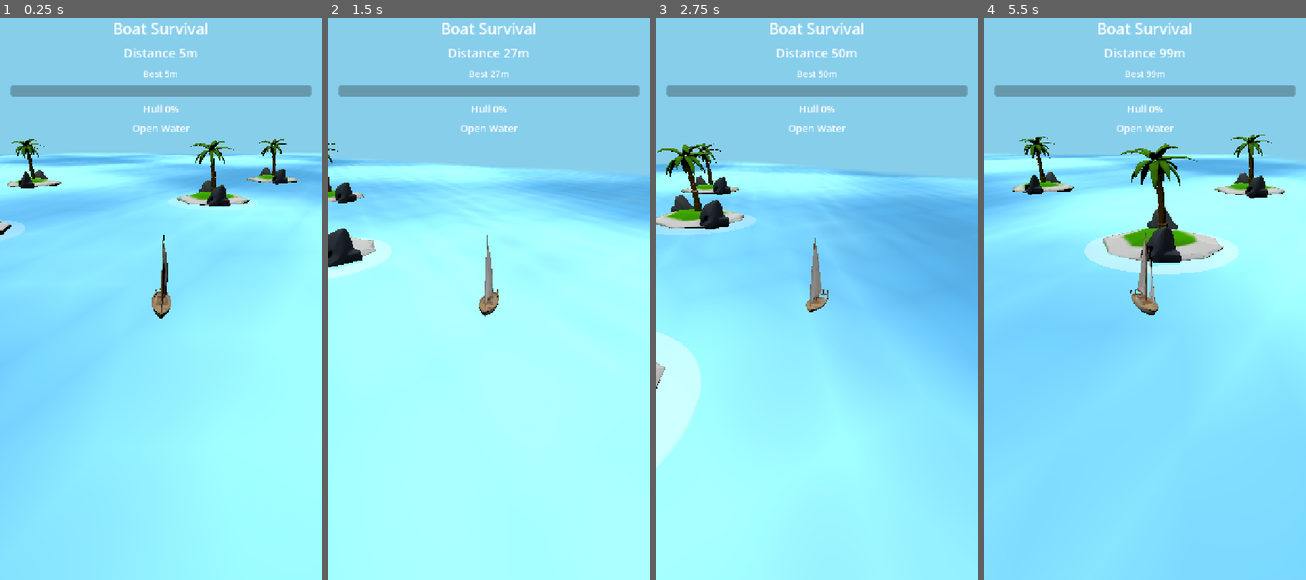
Above: before the commit, frames 1-4 (left to right).
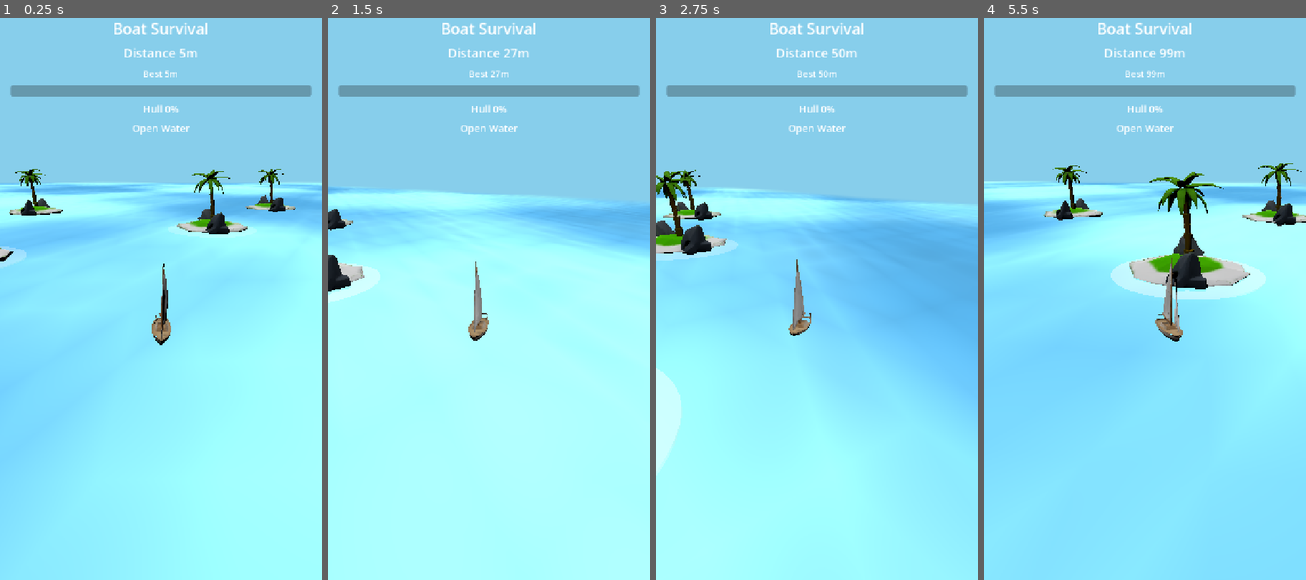
Above: after the commit, the same moments.

Repository: lseyesl/ai_game_board
Game: Godot game, scene res://scenes/main/Main.tscn
Same seed, same stepped clock (60 frames per second), same inputs: the game is played once before the commit and once after it.
Inputs (mouse positions are in pixels of both pictures, inside the frame that each line leads up to):
- Up to frame 1 (0.25 s): no input
- Up to frame 2 (1.5 s): tap Enter (ui_accept) at 0.5, 0.77 s; move the mouse to (559, 265) at 0.52 s; hold Right (ui_right) 0.53-1.28 s; click (559, 265) at 0.67 s; move the mouse to (424, 321) at 1.27 s; hold Left (ui_left) from 1.28 s (still down)
- Up to frame 3 (2.75 s): tap Enter (ui_accept) at 1.52 s; move the mouse to (849, 169) at 2.02 s; release Left (ui_left) at 2.03 s; hold Right (ui_right) from 2.03 s (still down)
- Up to frame 4 (5.5 s): move the mouse to (1128, 405) at 2.77 s; click (1128, 405) at 2.92 s; tap Enter (ui_accept) at 3.02, 3.77, 4.52 s; move the mouse to (1241, 377) at 3.52 s; release Right (ui_right) at 3.53 s; hold Left (ui_left) from 3.53 s (still down); move the mouse to (1048, 209) at 4.27 s; move the mouse to (1161, 293) at 5.02 s; click (1161, 293) at 5.17 s

The runs differ from the first frame. In frame 1, 12% of the frame differs, in the area x 0-100%, y 21-59%; in frame 2, 10%; in frame 3, 11%; in frame 4, 16%, in the area x 0-100%, y 20-58%.

Commit message:
feat: stabilize camera follow relative to horizon
Ultraworked with [Sisyphus](https://github.com/code-yeongyu/oh-my-openagent)

Co-authored-by: Sisyphus <clio-agent@sisyphuslabs.ai>

Diff:
--- a/scripts/camera/camera_rig.gd
+++ b/scripts/camera/camera_rig.gd
@@ -3,6 +3,8 @@
 
 var target: Node3D = null
 var follow_smoothing: float = 4.0
+var follow_offset: Vector3 = Vector3(0.0, 8.0, 14.0)
+var look_ahead_distance: float = 4.0
 var impact_strength: float = 0.0
 var camera: Camera3D
 
@@ -18,15 +20,28 @@
 
 
 func _process(delta: float) -> void:
+	update_follow(delta)
+
+
+func update_follow(delta: float) -> void:
 	if target == null:
 		return
 
-	var desired_position := target.global_position + target.transform.basis * Vector3(0.0, 8.0, 14.0)
-	desired_position += Vector3(0.0, impact_strength, 0.0)
+	var forward := _get_horizontal_forward()
+	var desired_position := target.global_position - forward * follow_offset.z
+	desired_position.y = target.global_position.y + follow_offset.y + impact_strength
 	global_position = global_position.lerp(desired_position, clampf(delta * follow_smoothing, 0.0, 1.0))
-	look_at(target.global_position + Vector3(0.0, 1.0, 0.0), Vector3.UP)
+	look_at(target.global_position + Vector3.UP + forward * look_ahead_distance, Vector3.UP)
 	impact_strength = move_toward(impact_strength, 0.0, delta * 3.5)
 
 
 func request_bump(intensity: float) -> void:
 	impact_strength = max(impact_strength, intensity)
+
+
+func _get_horizontal_forward() -> Vector3:
+	var forward := -target.global_transform.basis.z
+	forward.y = 0.0
+	if forward.length_squared() <= 0.0001:
+		return Vector3.FORWARD
+	return forward.normalized()
--- /dev/null
+++ b/tests/unit/test_camera_rig.gd
@@ -0,0 +1,150 @@
+extends RefCounted
+
+const CameraRigScript = preload("res://scripts/camera/camera_rig.gd")
+
+
+func run() -> Array[String]:
+	var failures: Array[String] = []
+
+	_test_camera_rig_ignores_target_pitch_and_roll(failures)
+	_test_camera_rig_keeps_world_up_orientation_when_target_tilts(failures)
+	_test_camera_rig_follows_target_yaw(failures)
+	_test_camera_rig_smooths_follow_position(failures)
+	_test_camera_rig_damage_bump_adds_temporary_vertical_offset(failures)
+	_test_camera_rig_damage_bump_decays(failures)
+
+	return failures
+
+
+func _test_camera_rig_ignores_target_pitch_and_roll(failures: Array[String]) -> void:
+	var flat_position := _camera_position_for_rotation(Vector3(0.0, 35.0, 0.0), failures)
+	var tilted_position := _camera_position_for_rotation(Vector3(25.0, 35.0, -20.0), failures)
+	_assert_vector_close(tilted_position, flat_position, 0.01, "camera follow should ignore target pitch and roll", failures)
+
+
+func _test_camera_rig_follows_target_yaw(failures: Array[String]) -> void:
+	var forward_position := _camera_position_for_rotation(Vector3.ZERO, failures)
+	var turned_position := _camera_position_for_rotation(Vector3(0.0, 90.0, 0.0), failures)
+	if forward_position.distance_to(turned_position) <= 10.0:
+		failures.append("camera follow should change with target yaw")
+
+
+func _test_camera_rig_keeps_world_up_orientation_when_target_tilts(failures: Array[String]) -> void:
+	var setup := _create_camera_setup(failures)
+	if setup.is_empty():
+		return
+	var parent: Node3D = setup["parent"]
+	var target: Node3D = setup["target"]
+	var rig = setup["rig"]
+
+	target.rotation_degrees = Vector3(25.0, 35.0, -20.0)
+	rig.call("update_follow", 1.0)
+
+	var forward: Vector3 = -target.global_transform.basis.z
+	forward.y = 0.0
+	forward = forward.normalized()
+	var expected_look_direction: Vector3 = (target.global_position + Vector3.UP + forward * rig.look_ahead_distance - rig.global_position).normalized()
+	var actual_look_direction: Vector3 = -rig.global_transform.basis.z.normalized()
+	_assert_vector_close(actual_look_direction, expected_look_direction, 0.01, "camera rig should look at the stable ahead target", failures)
+
+	if absf(rig.global_transform.basis.x.normalized().dot(Vector3.UP)) > 0.01:
+		failures.append("camera rig horizon should stay level when target pitches or rolls")
+
+	parent.queue_free()
+
+
+func _test_camera_rig_smooths_follow_position(failures: Array[String]) -> void:
+	var setup := _create_camera_setup(failures)
+	if setup.is_empty():
+		return
+	var parent: Node3D = setup["parent"]
+	var target: Node3D = setup["target"]
+	var rig = setup["rig"]
+
+	rig.global_position = Vector3.ZERO
+	rig.call("update_follow", 0.1)
+	var desired_position: Vector3 = target.global_position + Vector3(0.0, rig.follow_offset.y, rig.follow_offset.z)
+	if rig.global_position.distance_to(Vector3.ZERO) <= 0.01:
+		failures.append("camera rig should move toward the desired position when smoothing")
+	if rig.global_position.distance_to(desired_position) <= 0.01:
+		failures.append("camera rig should not snap to desired position for small deltas")
+
+	parent.queue_free()
+
+
+func _test_camera_rig_damage_bump_adds_temporary_vertical_offset(failures: Array[String]) -> void:
+	var setup := _create_camera_setup(failures)
+	if setup.is_empty():
+		return
+	var parent: Node3D = setup["parent"]
+	var rig = setup["rig"]
+
+	rig.request_bump(0.5)
+	rig.call("update_follow", 1.0)
+	if rig.global_position.y <= 8.0:
+		failures.append("damage bump should lift camera target position temporarily")
+
+	parent.queue_free()
+
+
+func _test_camera_rig_damage_bump_decays(failures: Array[String]) -> void:
+	var setup := _create_camera_setup(failures)
+	if setup.is_empty():
+		return
+	var parent: Node3D = setup["parent"]
+	var rig = setup["rig"]
+
+	rig.request_bump(0.5)
+	rig.call("update_follow", 0.1)
+	if rig.impact_strength >= 0.5:
+		failures.append("damage bump should decay after a follow update")
+	if rig.impact_strength <= 0.0:
+		failures.append("damage bump should decay gradually instead of disappearing for small deltas")
+
+	parent.queue_free()
+
+
+func _camera_position_for_rotation(rotation_degrees: Vector3, failures: Array[String]) -> Vector3:
+	var setup := _create_camera_setup(failures)
+	if setup.is_empty():
+		return Vector3.ZERO
+	var parent: Node3D = setup["parent"]
+	var target: Node3D = setup["target"]
+	var rig = setup["rig"]
+
+	target.rotation_degrees = rotation_degrees
+	rig.call("update_follow", 1.0)
+	var result: Vector3 = rig.global_position
+	parent.queue_free()
+	return result
+
+
+func _create_camera_setup(failures: Array[String]) -> Dictionary:
+	var scene_tree := Engine.get_main_loop() as SceneTree
+	if scene_tree == null:
+		failures.append("camera rig test requires the live SceneTree from the test harness")
+		return {}
+
+	var parent := Node3D.new()
+	var target := Node3D.new()
+	var rig = CameraRigScript.new()
+	rig.target = target
+	scene_tree.root.add_child(parent)
+	parent.add_child(target)
+	parent.add_child(rig)
+
+	if not rig.has_method("update_follow"):
+		failures.append("camera rig should expose update_follow so follow math can be tested directly")
+		parent.queue_free()
+		return {}
+
+	return {
+		"parent": parent,
+		"target": target,
+		"rig": rig,
+	}
+
+
+func _assert_vector_close(actual: Vector3, expected: Vector3, tolerance: float, message: String, failures: Array[String]) -> void:
+	if actual.distance_to(expected) > tolerance:
+		failures.append("%s: expected %s, got %s" % [message, expected, actual])
Not shown, added: tests/unit/test_camera_rig.gd.uid
